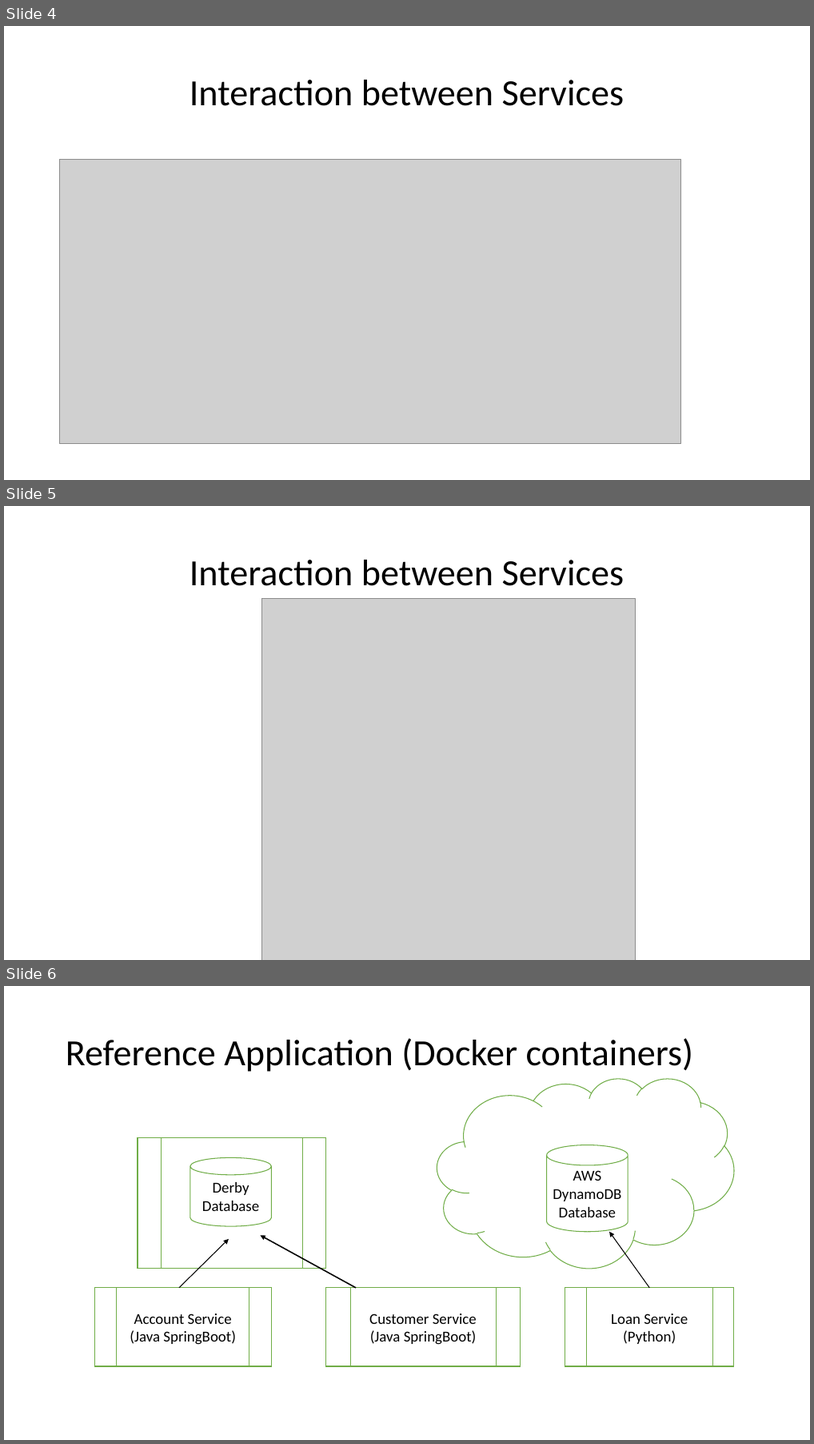
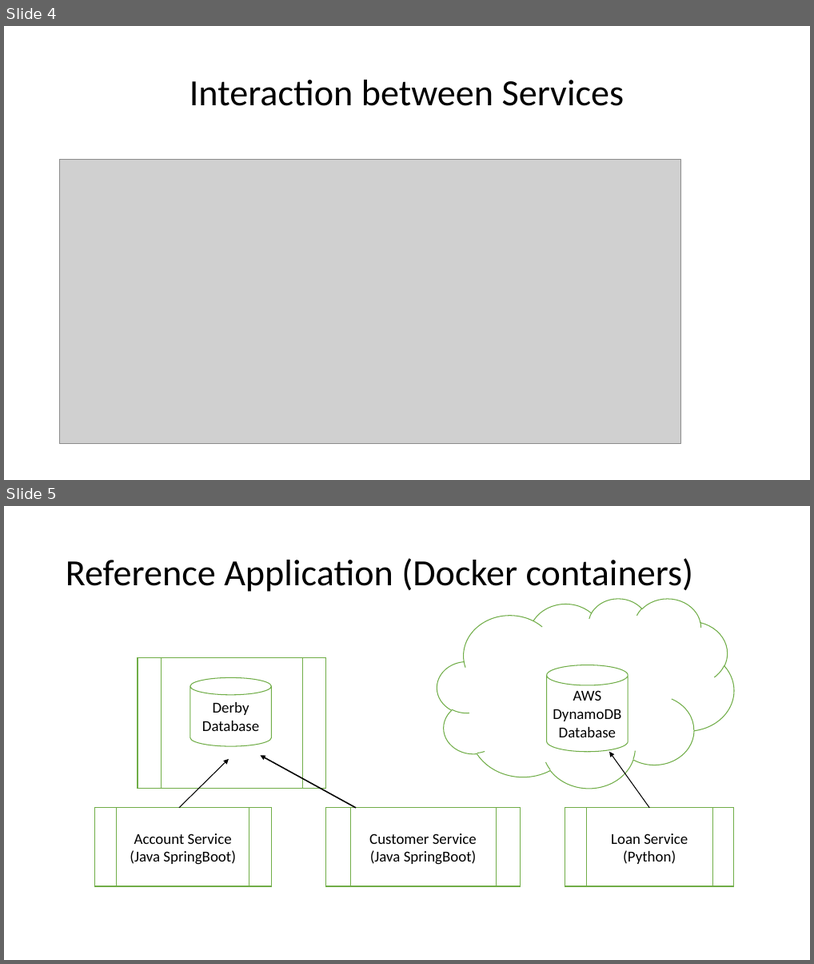
Before and after one commit to awspractice12/aws_practice, a slide deck: documents/DevOps_on_AWS.pptx. Shown one above the other, each under a label of ours: slides 4, 5 and 6 before the commit, slides 4 and 5 after it. The pictures are 814x1444 and 814x964 pixels, drawn with LibreOffice and Linux fonts; fonts in the diff are those of the drawing; grey boxes stand for pictures. Boxes give left, top, right and bottom in pixels: in the first picture for what was removed or moved away, otherwise in the second. Text is boxed around its words. In the diff, an @@ line names an element or a change of style, - is before the commit and + after.

```diff
--- a/documents/DevOps_on_AWS.pptx
+++ b/documents/DevOps_on_AWS.pptx
@@ slide 5 removed at (x1=4, y1=506, x2=810, y2=960), background #FFFFFF @@
@@ title removed at (x1=190, y1=560, x2=625, y2=586) @@
-Interaction between Services
@@ picture removed at (x1=262, y1=599, x2=635, y2=960) @@
@@ what was slide 6 is now slide 5 @@
```
